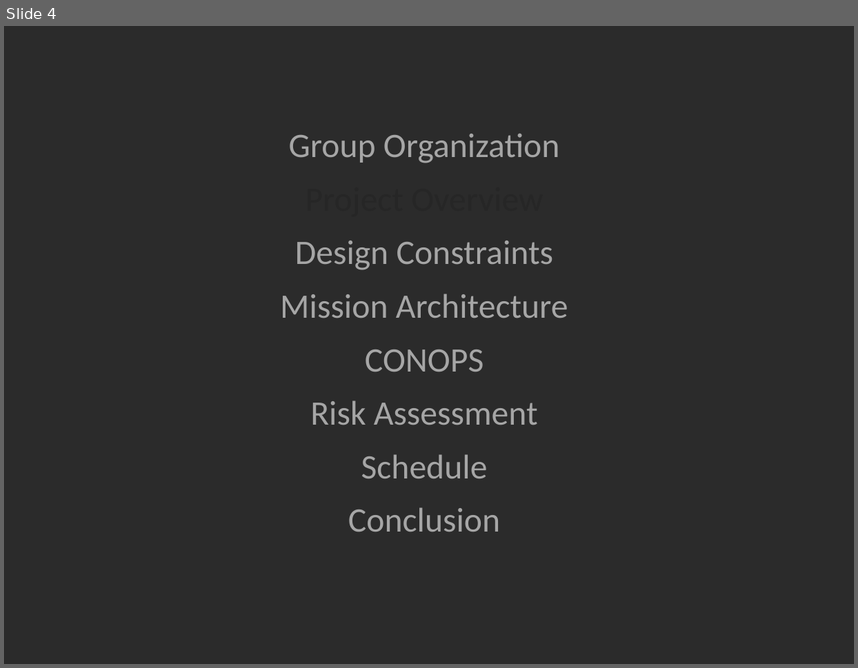
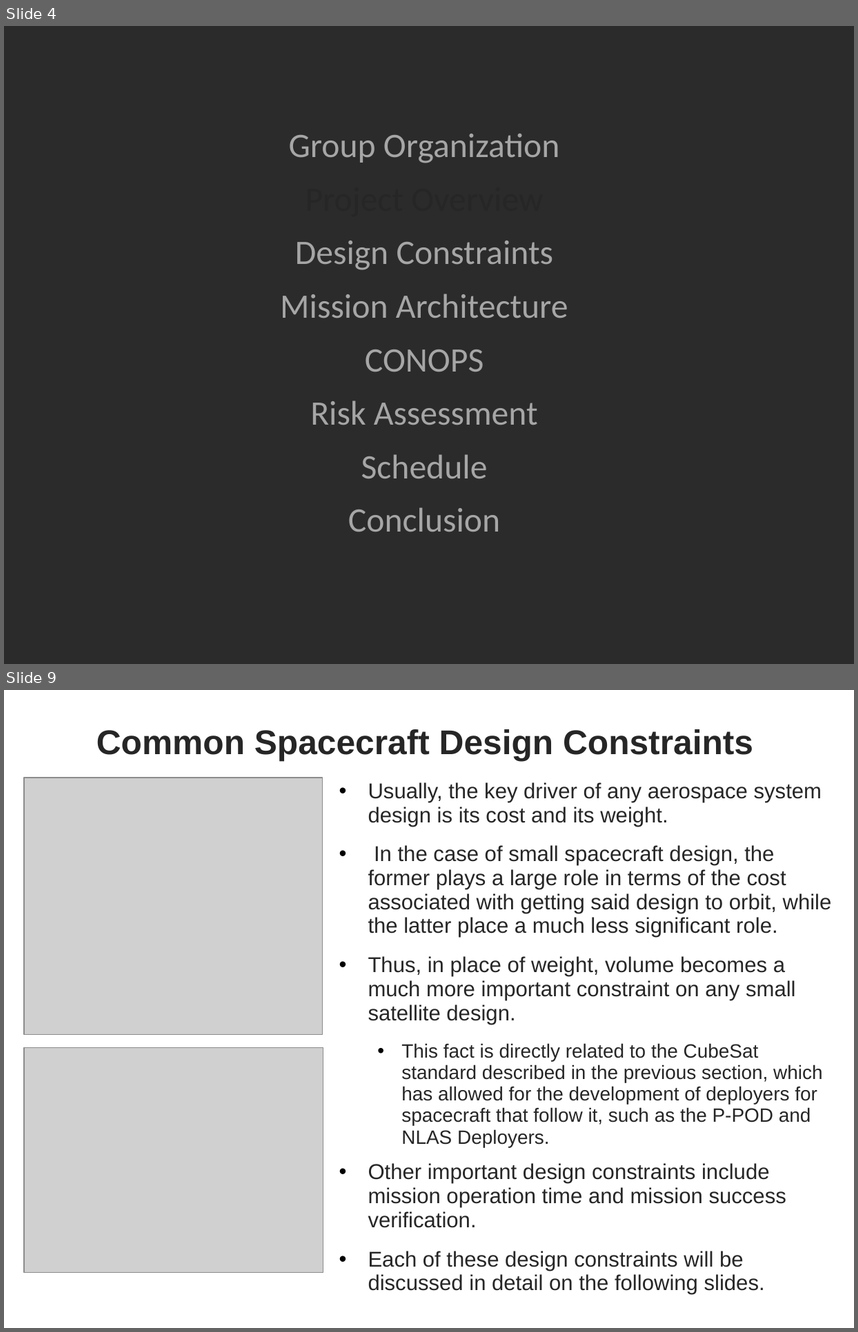
Before and after one commit to RascalSeniorDesign/Preliminary-Design, a slide deck: CMQA/Presentations/First Semester Presentation.pptx. Shown one above the other, each under a label of ours: slide 4 before the commit, slides 4 and 9 after it; the slides between them are not shown. The pictures are 858x668 and 858x1332 pixels, drawn with LibreOffice and Linux fonts; fonts in the diff are those of the drawing; grey boxes stand for pictures; background and template pictures are left out; a plain dark background stands for a picture behind light text. Boxes give left, top, right and bottom in pixels: in the first picture for what was removed or moved away, otherwise in the second. Text is boxed around its words. In the diff, an @@ line names an element or a change of style, - is before the commit and + after.

Commit message:
added design constraints

```diff
--- a/CMQA/Presentations/First Semester Presentation.pptx
+++ b/CMQA/Presentations/First Semester Presentation.pptx
@@ slide 9 added at [4,690,854,1328], background picture (left out) @@
@@ title added at [96,729,753,760], 32 pt, text #262626, bold @@
+Common Spacecraft Design Constraints
@@ picture added at [24,778,323,1035] @@
@@ text added at [368,782,832,1295], 20 pt, text #262626 @@
+• Usually, the key driver of any aerospace system design is its cost and its weight.
+• In the case of small spacecraft design, the former plays a large role in terms of the cost associated with getting said design to orbit, while the latter place a much less significant role.
+• Thus, in place of weight, volume becomes a much more important constraint on any small satellite design.
+  • This fact is directly related to the CubeSat standard described in the previous section, which has allowed for the development of deployers for spacecraft that follow it, such as the P-POD and NLAS Deployers.
+• Other important design constraints include mission operation time and mission success verification.
+• Each of these design constraints will be discussed in detail on the following slides.
@@ picture added at [24,1048,323,1273] @@
@@ page number added at [809,1305,839,1328], 14 pt, text #FFFFFF @@
+9
```
Also in this commit, not shown: 2 slides changed, 6 other slides added, 1 slide removed.
